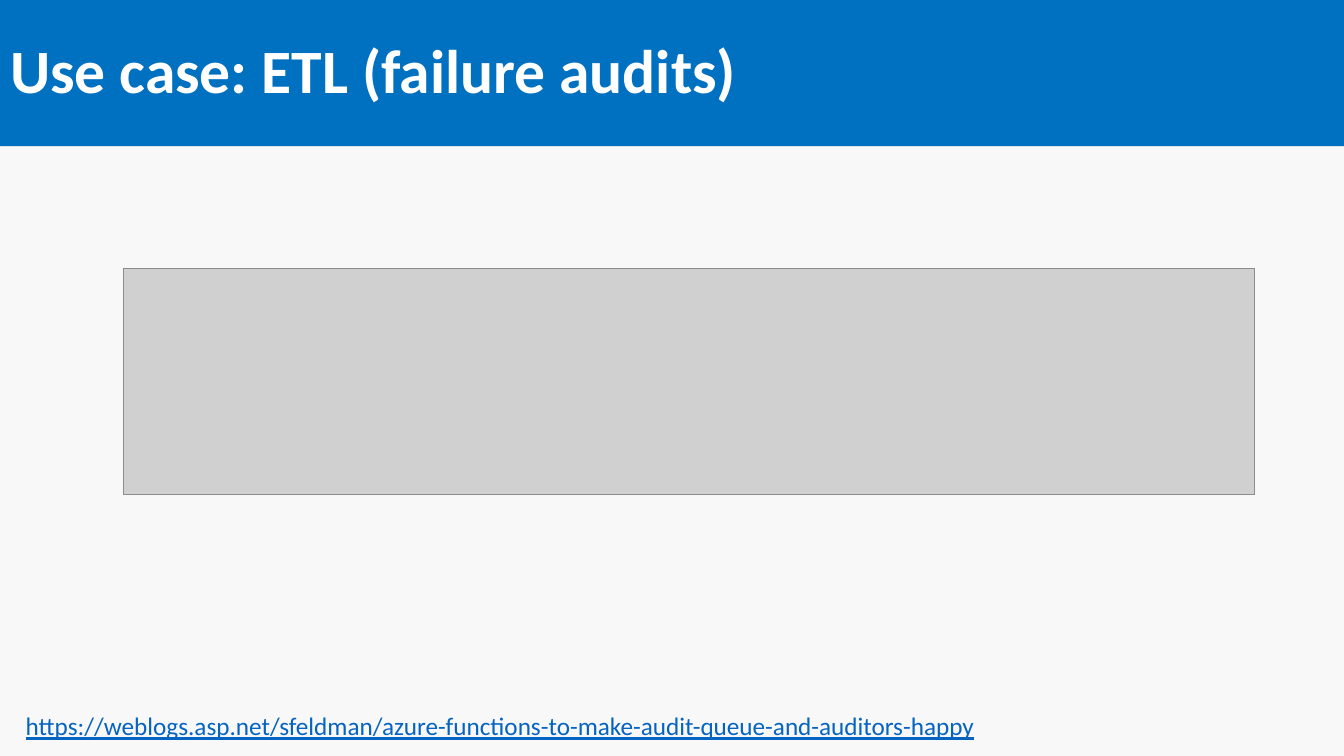
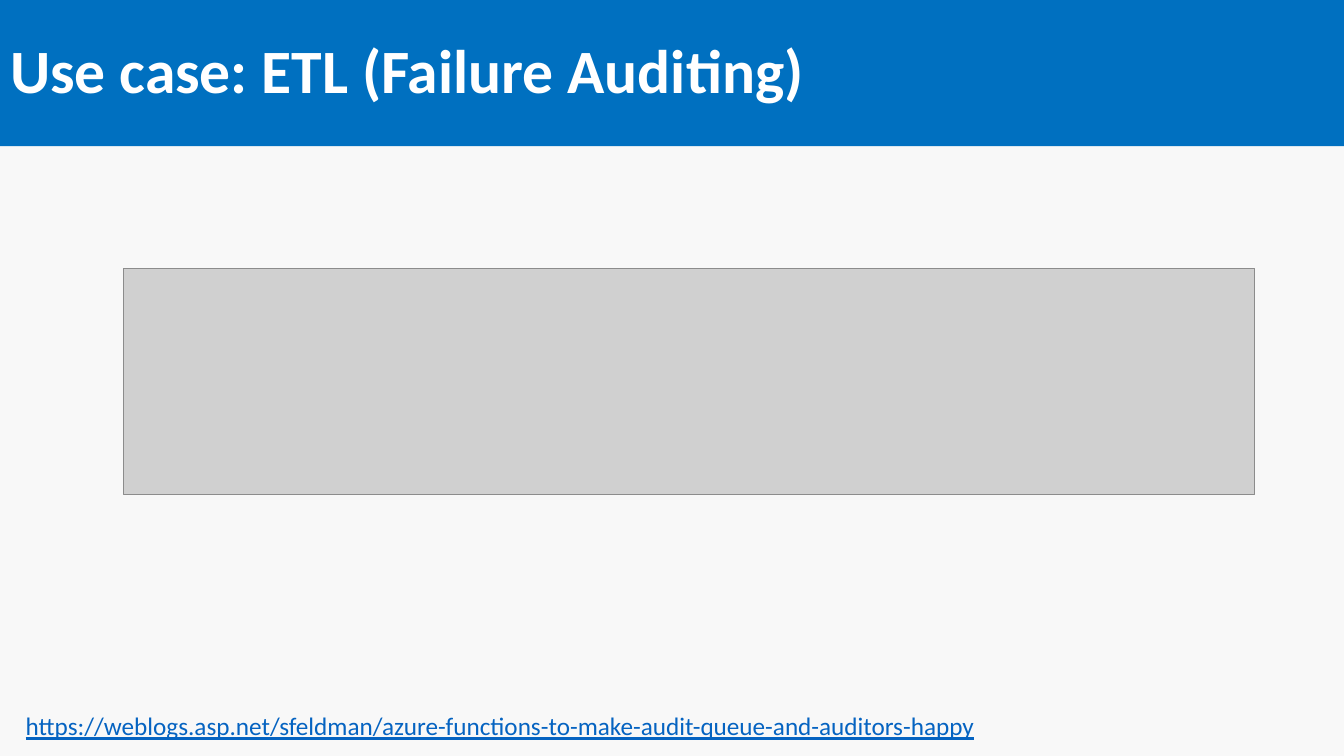
Before and after one commit to SeanFeldman/AzureFunctions-DotNet-YYC, a slide deck: slide 12 of AzureFunctions.pptx. Drawn at 1344x756 pixels with LibreOffice and Linux fonts; fonts in the diff are those of the drawing; grey boxes stand for pictures. Boxes give left, top, right and bottom in pixels: in the first picture for what was removed or moved away, otherwise in the second. Text is boxed around its words. In the diff, an @@ line names an element or a change of style, - is before the commit and + after.

```diff
--- a/AzureFunctions.pptx
+++ b/AzureFunctions.pptx
@@ title at (10,47,804,104): text changed @@
-Use case: ETL (failure audits)
+Use case: ETL (Failure Auditing)
```
Also in this commit, not shown: 7 other slides changed, 1 slide added.
